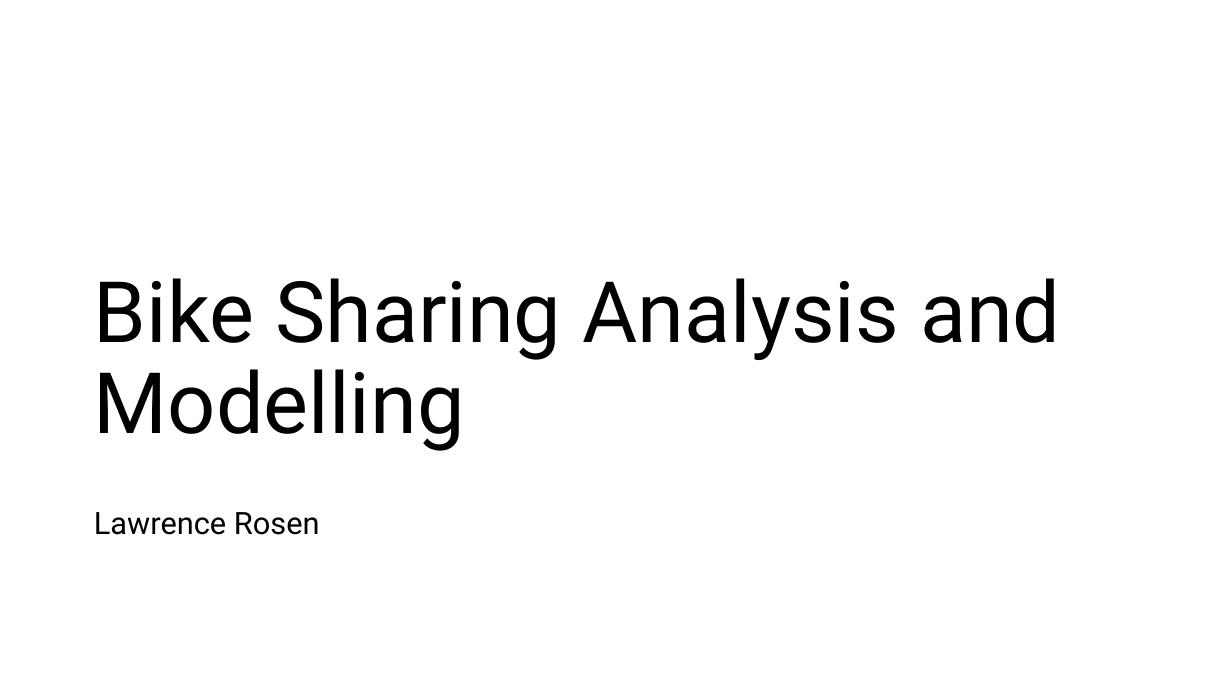
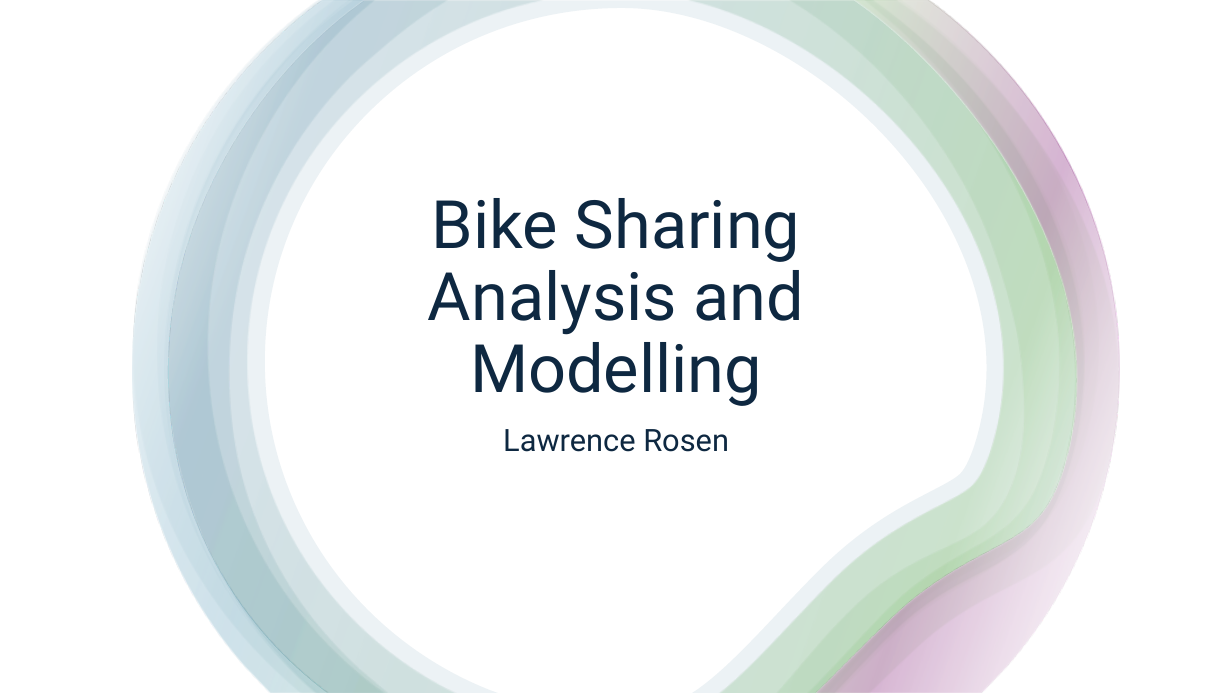
Before and after one commit to lrcode97/bike_demand_2025, a slide deck: slide 1 of presentation.pptx. Drawn at 1232x693 pixels with LibreOffice and Linux fonts; fonts in the diff are those of the drawing. Boxes give left, top, right and bottom in pixels: in the first picture for what was removed or moved away, otherwise in the second. Text is boxed around its words. In the diff, an @@ line names an element or a change of style, - is before the commit and + after.

```diff
--- a/presentation.pptx
+++ b/presentation.pptx
@@ rectangle added at (x1=0, y1=0, x2=1232, y2=693), fill #FFFFFF @@
@@ group added at (x1=132, y1=0, x2=1119, y2=693): 7 freeform shapes @@
@@ title "Bike Sharing Analysis and Modelling" moved from (x1=94, y1=278, x2=1060, y2=451) to (x1=428, y1=198, x2=805, y2=406) @@
@@ title "Bike Sharing Analysis and Modelling" at (x1=428, y1=198, x2=805, y2=406): size 66 to 52 pt, text colour #000000 to #0E2841; alignment left to centre @@
@@ subtitle "Lawrence Rosen" moved from (x1=94, y1=512, x2=320, y2=535) to (x1=503, y1=429, x2=729, y2=452) @@
@@ subtitle "Lawrence Rosen" at (x1=503, y1=429, x2=729, y2=452): text colour #000000 to #0E2841; alignment left to centre @@
```
Also in this commit, not shown: 3 other slides changed, 1 slide added, 4 other files.
